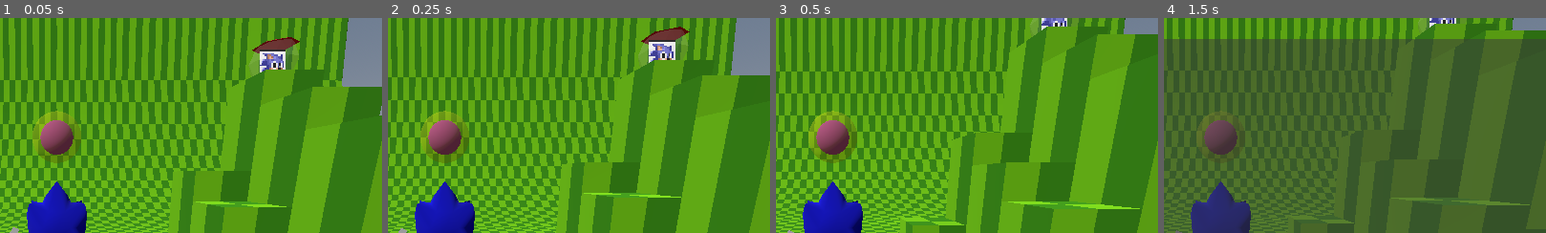
Above: before the commit, frames 1-4 (left to right).
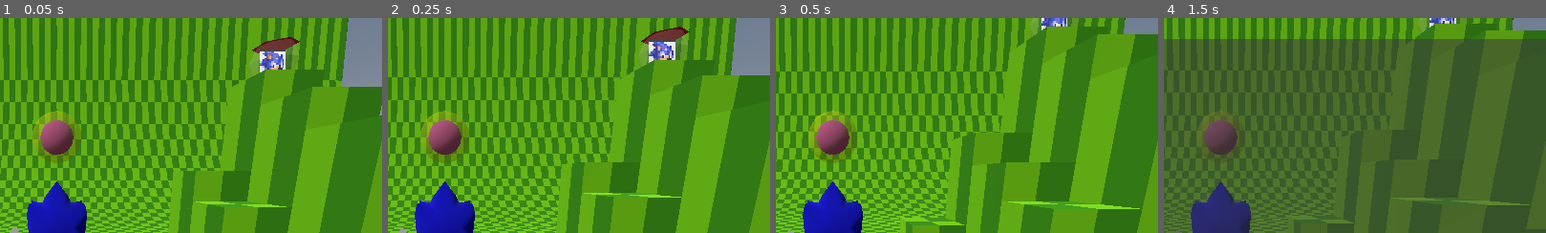
Above: after the commit, the same moments.

Repository: virattus/sonic-ringworlds-s1
Game: Godot game, scene res://scenes/MovementTesting/MovementTesting.tscn
Two runs of this game, one before a commit and one after it. Both use one fixed random seed, a clock stepped at 60 frames per second and the inputs below. Sound files missing from this copy of the repository are replaced by a short silence.
Inputs (mouse positions are % of the whole screen's width and height, from its top left):
- Up to frame 1 (0.05 s): no input
- Up to frame 2 (0.25 s): no input
- Up to frame 3 (0.5 s): no input
- Up to frame 4 (1.5 s): tap Enter (Pause) at 0.5 s; move the mouse to (72, 45) at 0.52 s; hold D (Move_Right) 0.53-1.25 s; tap Ctrl (Attack) at 0.6 s; click (72, 45) at 0.67 s; tap Space (Jump) at 0.77 s; click "Invert Camera" at 1.25 s
The pictures show only the part of the screen within x 43-93%, y 0-50%; the shares and areas given below are measured in that part.

The runs differ from the first frame. In frame 1, 0.4% of the frame differs, in the area x 68-75%, y 14-25%; in frame 2, 0.4%; in frame 3, 0.2%; in frame 4, 0.1%.

Commit message:
item boxxxes

Diff:
--- a/entities/ItemBox/ItemBox.tscn
+++ b/entities/ItemBox/ItemBox.tscn
@@ -1,7 +1,8 @@
-[gd_scene load_steps=9 format=4 uid="uid://bc8vbxj2akg2u"]
+[gd_scene load_steps=10 format=4 uid="uid://bc8vbxj2akg2u"]
 
 [ext_resource type="PackedScene" uid="uid://diggpp8iee3x4" path="res://entities/Hurtbox/Hurtbox.tscn" id="1_6m1vd"]
 [ext_resource type="Script" path="res://entities/ItemBox/ItemBox.gd" id="2_n0vx0"]
+[ext_resource type="Texture2D" uid="uid://cfd1o8uq5whn7" path="res://entities/ItemBox/ItemBoxIcons.png" id="3_1v8jt"]
 [ext_resource type="AudioStream" uid="uid://oggnx8vkwvs1" path="res://sounds/Genesis 32X SCD - Sonic the Hedgehog - Sound Effects/Sonic 1/S1_C1.wav" id="3_mcu8b"]
 
 [sub_resource type="SphereShape3D" id="SphereShape3D_1y0pg"]
@@ -91,6 +92,15 @@
 mesh = SubResource("ArrayMesh_o5jdy")
 skeleton = NodePath("")
 
+[node name="SpriteIcon" type="Sprite3D" parent="Icosphere"]
+transform = Transform3D(1.34228, 0, 0, 0, 1.34228, 0, 0, 0, 1.34228, 0, 0, 0)
+pixel_size = 0.04
+billboard = 1
+texture_filter = 0
+texture = ExtResource("3_1v8jt")
+region_enabled = true
+region_rect = Rect2(0, 0, 16, 16)
+
 [node name="SndItemBoxOpened" type="AudioStreamPlayer" parent="."]
 stream = ExtResource("3_mcu8b")
 bus = &"SoundEffects"
--- /dev/null
+++ b/entities/ItemBox/OneUp/OneUp.tscn
@@ -0,0 +1,10 @@
+[gd_scene load_steps=3 format=3 uid="uid://dxyyroddlqhl0"]
+
+[ext_resource type="PackedScene" uid="uid://bc8vbxj2akg2u" path="res://entities/ItemBox/ItemBox.tscn" id="1_lcp37"]
+[ext_resource type="Script" path="res://entities/ItemBox/OneUp/OneUp.gd" id="2_5l71o"]
+
+[node name="ItemBoxOneUp" instance=ExtResource("1_lcp37")]
+script = ExtResource("2_5l71o")
+
+[node name="SpriteIcon" parent="Icosphere" index="0"]
+region_rect = Rect2(16, 48, 16, 16)
--- /dev/null
+++ b/entities/ItemBox/Ring/ItemBoxRing.tscn
@@ -0,0 +1,8 @@
+[gd_scene load_steps=2 format=3 uid="uid://cmvul107l0dvg"]
+
+[ext_resource type="PackedScene" uid="uid://bc8vbxj2akg2u" path="res://entities/ItemBox/ItemBox.tscn" id="1_smeie"]
+
+[node name="ItemBoxRing" instance=ExtResource("1_smeie")]
+
+[node name="SpriteIcon" parent="Icosphere" index="0"]
+region_rect = Rect2(0, 48, 16, 16)
--- /dev/null
+++ b/entities/ItemBox/Robotnik/ItemBoxRobotnik.tscn
@@ -0,0 +1,33 @@
+[gd_scene load_steps=6 format=3 uid="uid://c71uqkxc2gu6x"]
+
+[ext_resource type="PackedScene" uid="uid://bc8vbxj2akg2u" path="res://entities/ItemBox/ItemBox.tscn" id="1_m1bwi"]
+[ext_resource type="Script" path="res://entities/ItemBox/Robotnik/item_box_robotnik.gd" id="2_48n88"]
+[ext_resource type="AudioStream" uid="uid://cbq3loeljts3v" path="res://sounds/Genesis 32X SCD - Sonic the Hedgehog - Sound Effects/Sonic 1/S1_A6.wav" id="3_mlbs0"]
+[ext_resource type="Script" path="res://entities/Hitbox/Hitbox.gd" id="3_rnlvf"]
+
+[sub_resource type="SphereShape3D" id="SphereShape3D_qjdra"]
+
+[node name="ItemBoxRobotnik" instance=ExtResource("1_m1bwi")]
+script = ExtResource("2_48n88")
+
+[node name="Hitbox" type="Area3D" parent="." index="0"]
+script = ExtResource("3_rnlvf")
+
+[node name="CollisionShape3D" type="CollisionShape3D" parent="Hitbox" index="0"]
+shape = SubResource("SphereShape3D_qjdra")
+
+[node name="CollisionShape3D" parent="." index="1"]
+shape = null
+
+[node name="CollisionShape3D" parent="Hurtbox" index="0"]
+shape = null
+
+[node name="SpriteIcon" parent="Icosphere" index="0"]
+region_rect = Rect2(48, 0, 16, 16)
+
+[node name="SndSpikes" type="AudioStreamPlayer" parent="." index="5"]
+stream = ExtResource("3_mlbs0")
+bus = &"SoundEffects"
+
+[connection signal="HitboxActivated" from="Hitbox" to="." method="_on_hitbox_hitbox_activated"]
+[connection signal="finished" from="SndSpikes" to="." method="_on_snd_spikes_finished"]
--- /dev/null
+++ b/entities/ItemBox/Robotnik/item_box_robotnik.gd
@@ -0,0 +1,16 @@
+extends "res://entities/ItemBox/ItemBox.gd"
+
+
+func ActivateItemBox(source: Character) -> void:
+	$SndSpikes.play()
+	$Icosphere.visible = false
+
+
+func _on_hitbox_hitbox_activated(Target: Hurtbox) -> void:
+	$SndSpikes.play()
+	$Hitbox.monitoring = false
+	$Hitbox.monitorable = false
+
+
+func _on_snd_spikes_finished() -> void:
+	queue_free()
--- a/entities/OneUp/OneUp.tscn
+++ /dev/null
@@ -1,15 +0,0 @@
-[gd_scene load_steps=4 format=3 uid="uid://dxyyroddlqhl0"]
-
-[ext_resource type="PackedScene" uid="uid://bc8vbxj2akg2u" path="res://entities/ItemBox/ItemBox.tscn" id="1_lcp37"]
-[ext_resource type="Script" path="res://entities/OneUp/OneUp.gd" id="2_5l71o"]
-[ext_resource type="Texture2D" uid="uid://cdgxw46awwram" path="res://entities/OneUp/OneUp.png" id="4_spalp"]
-
-[node name="OneUp" instance=ExtResource("1_lcp37")]
-script = ExtResource("2_5l71o")
-
-[node name="SpriteOneUp" type="Sprite3D" parent="Icosphere" index="0"]
-transform = Transform3D(1.34228, 0, 0, 0, 1.34228, 0, 0, 0, 1.34228, 0, 0, 0)
-pixel_size = 0.04
-billboard = 1
-texture_filter = 0
-texture = ExtResource("4_spalp")
--- a/scenes/ContinueSequence/Platforms/Platform3.tscn
+++ b/scenes/ContinueSequence/Platforms/Platform3.tscn
@@ -1,7 +1,7 @@
 [gd_scene load_steps=9 format=4 uid="uid://cfbrldg065rcf"]
 
 [ext_resource type="Script" path="res://scenes/ContinueSequence/Platforms/PlatformTrigger.gd" id="1_j7n56"]
-[ext_resource type="PackedScene" uid="uid://dxyyroddlqhl0" path="res://entities/OneUp/OneUp.tscn" id="2_m7eku"]
+[ext_resource type="PackedScene" uid="uid://dxyyroddlqhl0" path="res://entities/ItemBox/OneUp/OneUp.tscn" id="2_m7eku"]
 
 [sub_resource type="StandardMaterial3D" id="StandardMaterial3D_6pgvu"]
 resource_name = "Material.001"
--- a/scenes/MovementTesting/MovementTesting.tscn
+++ b/scenes/MovementTesting/MovementTesting.tscn
@@ -6,12 +6,13 @@
 [ext_resource type="PackedScene" uid="uid://dwv57vyogn2kk" path="res://entities/Balloon/Balloon.tscn" id="7_b7r6t"]
 [ext_resource type="PackedScene" uid="uid://dtd6sg2crg1n8" path="res://entities/Checkpoint/CheckPoint.tscn" id="8_axbsj"]
 [ext_resource type="PackedScene" uid="uid://dn6vfjo5tgnbi" path="res://entities/Spring/Spring.tscn" id="8_f1xj6"]
-[ext_resource type="PackedScene" uid="uid://dxyyroddlqhl0" path="res://entities/OneUp/OneUp.tscn" id="8_lj1tr"]
+[ext_resource type="PackedScene" uid="uid://dxyyroddlqhl0" path="res://entities/ItemBox/OneUp/OneUp.tscn" id="8_lj1tr"]
 [ext_resource type="PackedScene" uid="uid://dcbjk0tmj5fb5" path="res://entities/EnemyCrabmeat/EnemyCrabmeat.tscn" id="9_dh6p0"]
 [ext_resource type="PackedScene" uid="uid://dep600s5j8pii" path="res://entities/Spikes/Spikes.tscn" id="9_j82kp"]
 [ext_resource type="PackedScene" uid="uid://c1qri5bywfs8x" path="res://entities/Elevator/Elevator.tscn" id="10_0e4rn"]
 [ext_resource type="PackedScene" uid="uid://bjr18jlu05h2" path="res://entities/Water/Water.tscn" id="10_p0iry"]
 [ext_resource type="PackedScene" uid="uid://on38c03lqkyd" path="res://entities/BoosterGround/BoosterGround.tscn" id="11_kueol"]
+[ext_resource type="PackedScene" uid="uid://c71uqkxc2gu6x" path="res://entities/ItemBox/Robotnik/ItemBoxRobotnik.tscn" id="12_f252l"]
 
 [sub_resource type="BoxShape3D" id="BoxShape3D_cgjes"]
 size = Vector3(300, 200, 200)
@@ -22,21 +23,29 @@
 transform = Transform3D(1, 0, 0, 0, 1, 0, 0, 0, 1, 0, 5.23502, 0)
 
 [node name="Skeleton3D" parent="Sonic/CharacterMesh/SonicModel/Armature" index="0"]
-bones/1/position = Vector3(-5.35756e-09, 0.530572, 2.97053)
-bones/2/position = Vector3(-5.13685, 0.294762, 3.05798)
-bones/2/rotation = Quaternion(2.5301e-08, -0.7988, 0.601597, -3.59123e-08)
-bones/4/position = Vector3(5.13685, 0.294762, 3.05798)
-bones/4/rotation = Quaternion(2.5301e-08, -0.7988, 0.601597, -3.59123e-08)
-bones/6/position = Vector3(-5.35756e-09, 0.530572, 5.20948)
+bones/1/position = Vector3(-1.50993e-08, 0.419139, 2.98301)
+bones/2/position = Vector3(-5.13685, 0.232855, 3.20733)
+bones/2/rotation = Quaternion(2.45005e-08, -0.780792, 0.624791, -3.69395e-08)
+bones/3/position = Vector3(-2.48036, 1.78814e-07, 1.32379)
+bones/4/position = Vector3(5.13685, 0.232855, 3.20733)
+bones/4/rotation = Quaternion(2.45005e-08, -0.780792, 0.624791, -3.69395e-08)
+bones/5/position = Vector3(2.48036, 1.78814e-07, 1.32379)
+bones/6/position = Vector3(-1.50993e-08, 0.419139, 5.22196)
 
 [node name="BoneAttachBody" parent="Sonic/CharacterMesh/SonicModel/Armature/Skeleton3D" index="4"]
-transform = Transform3D(1, 0, -8.74228e-08, 0, 1, 0, 8.74228e-08, 0, 1, 5.35756e-09, 2.97053, 0.530572)
+transform = Transform3D(1, 0, -8.74228e-08, 0, 1, 0, 8.74228e-08, 0, 1, 1.50993e-08, 2.98301, 0.419139)
+
+[node name="BoneAttachFootL" parent="Sonic/CharacterMesh/SonicModel/Armature/Skeleton3D" index="5"]
+transform = Transform3D(-1, 0, 0, 0, 0, 1, 0, 1, 0, 2.48036, 1.32379, 1.78814e-07)
+
+[node name="BoneAttachFootR" parent="Sonic/CharacterMesh/SonicModel/Armature/Skeleton3D" index="6"]
+transform = Transform3D(-1, 0, 0, 0, 0, 1, 0, 1, 0, -2.48036, 1.32379, 1.78814e-07)
 
 [node name="BoneAttachHandL" parent="Sonic/CharacterMesh/SonicModel/Armature/Skeleton3D" index="7"]
-transform = Transform3D(1, -2.78859e-09, -8.78155e-08, -2.69314e-08, -0.961111, -0.276161, -8.36303e-08, 0.276161, -0.961111, 5.13685, 3.05798, 0.294762)
+transform = Transform3D(1, -7.89927e-09, -8.82995e-08, -2.70686e-08, -0.975664, -0.219272, -8.44185e-08, 0.219272, -0.975664, 5.13685, 3.20733, 0.232855)
 
 [node name="BoneAttachHandR" parent="Sonic/CharacterMesh/SonicModel/Armature/Skeleton3D" index="8"]
-transform = Transform3D(1, -2.78859e-09, -8.78155e-08, -2.69314e-08, -0.961111, -0.276161, -8.36303e-08, 0.276161, -0.961111, -5.13685, 3.05798, 0.294762)
+transform = Transform3D(1, -7.89927e-09, -8.82995e-08, -2.70686e-08, -0.975664, -0.219272, -8.44185e-08, 0.219272, -0.975664, -5.13685, 3.20733, 0.232855)
 
 [node name="KillBox" parent="." index="8"]
 transform = Transform3D(1, 0, 0, 0, 1, 0, 0, 0, 1, -36.7569, 0, 0)
@@ -564,6 +573,9 @@
 transform = Transform3D(1, 0, 0, 0, 1, 0, 0, 0, 1, 46.0643, 0, 38.8311)
 BoostForce = 20.0
 
+[node name="ItemBoxRobotnik" parent="MovementTesting" index="25" instance=ExtResource("12_f252l")]
+transform = Transform3D(1, 0, 0, 0, 1, 0, 0, 0, 1, -103.33, 21.0188, 0)
+
 [node name="EnemyCrabmeat" parent="." index="10" instance=ExtResource("9_dh6p0")]
 transform = Transform3D(1, 0, 0, 0, 1, 0, 0, 0, 1, 0, 0, -16.2104)
 
Binary file added: entities/ItemBox/ItemBoxIcons.png
Not shown, changed: entities/ItemBox/ItemBoxIcons.png.import
Renamed: entities/OneUp/OneUp.gd -> entities/ItemBox/OneUp/OneUp.gd
Renamed: entities/OneUp/OneUp.png -> entities/ItemBox/OneUp/OneUp.png
Not shown, added: entities/ItemBox/OneUp/OneUp.png.import
Not shown: 1 places in scenes/MovementTesting/MovementTesting.tscn that only renumber resources
